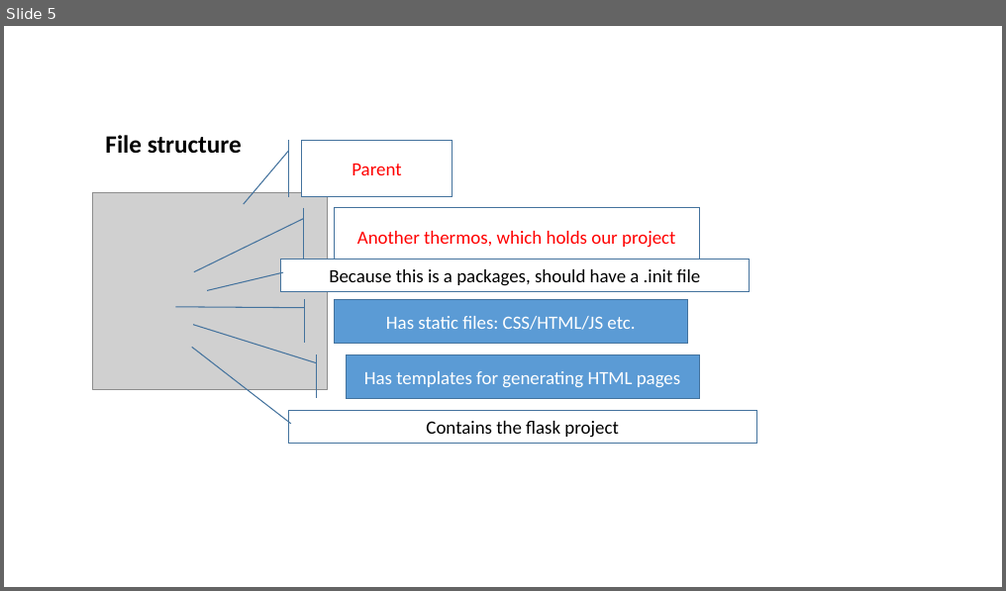
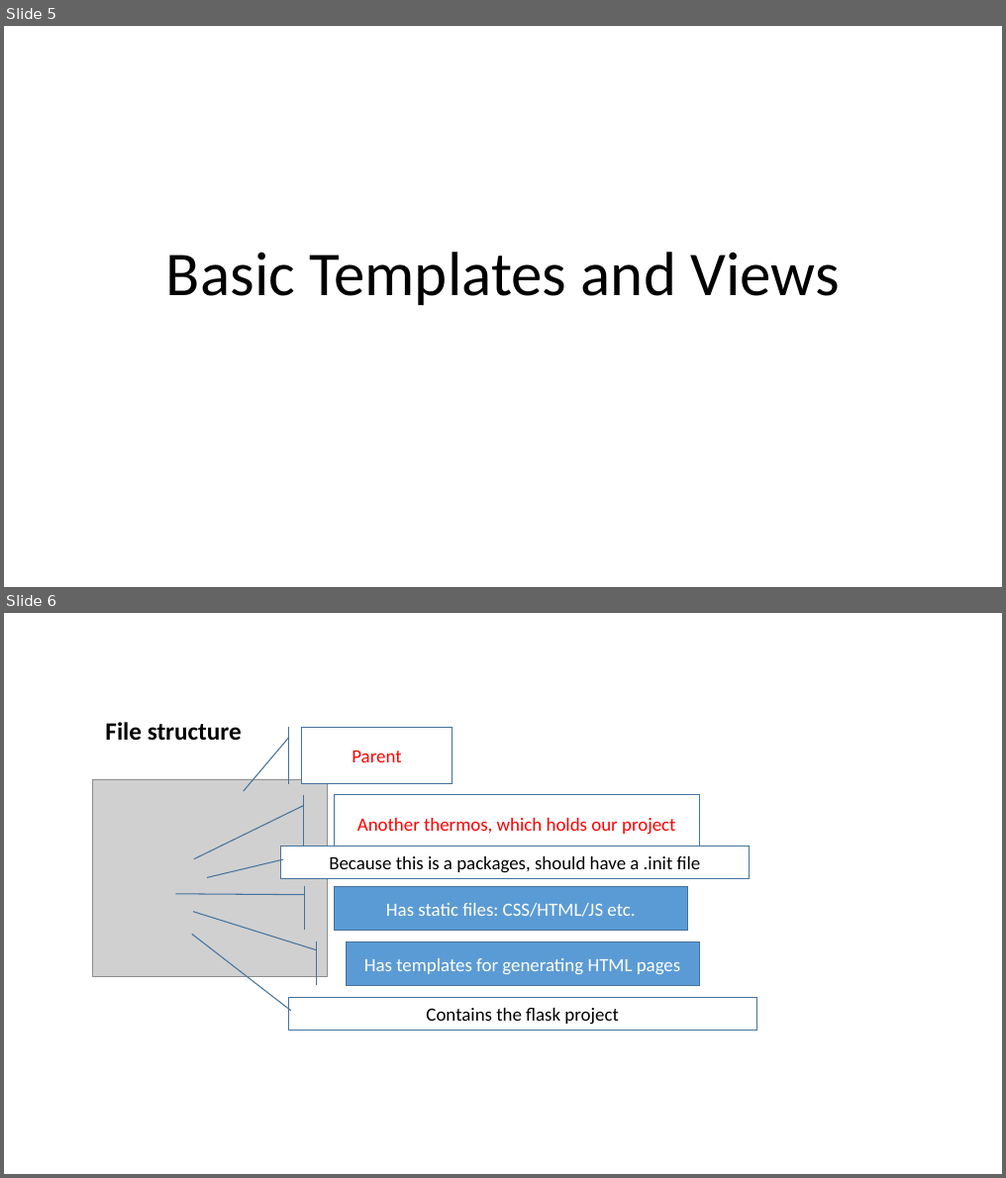
Before and after one commit to bhatt-keshav/learnFlask, a slide deck: flaskTut.pptx. Shown one above the other, each under a label of ours: slide 5 before the commit, slides 5 and 6 after it. The pictures are 1006x591 and 1006x1178 pixels, drawn with LibreOffice and Linux fonts; fonts in the diff are those of the drawing; grey boxes stand for pictures. Boxes give left, top, right and bottom in pixels: in the first picture for what was removed or moved away, otherwise in the second. Text is boxed around its words. In the diff, an @@ line names an element or a change of style, - is before the commit and + after.

```diff
--- a/flaskTut.pptx
+++ b/flaskTut.pptx
@@ slide 5 added at <box>4,26,1002,587</box>, background #FFFFFF @@
@@ title added at <box>166,252,839,305</box>, 60 pt, text #000000 @@
+Basic Templates and Views
@@ what was slide 5 is now slide 6 @@
```
Also in this commit, not shown: 3 other slides added, 2 slides removed, 4 other files.
